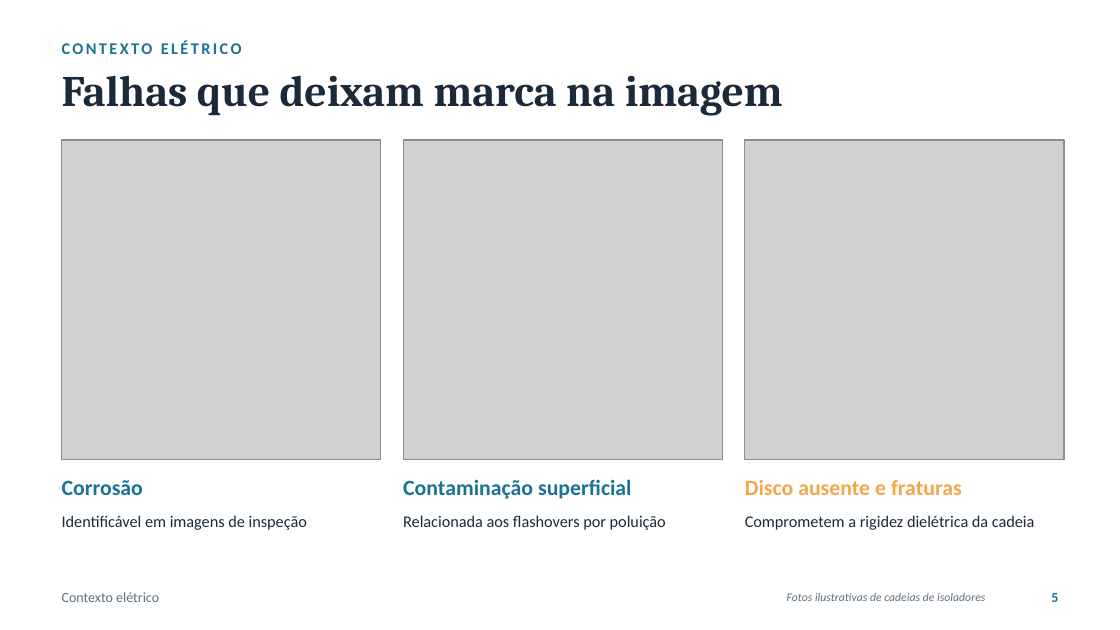
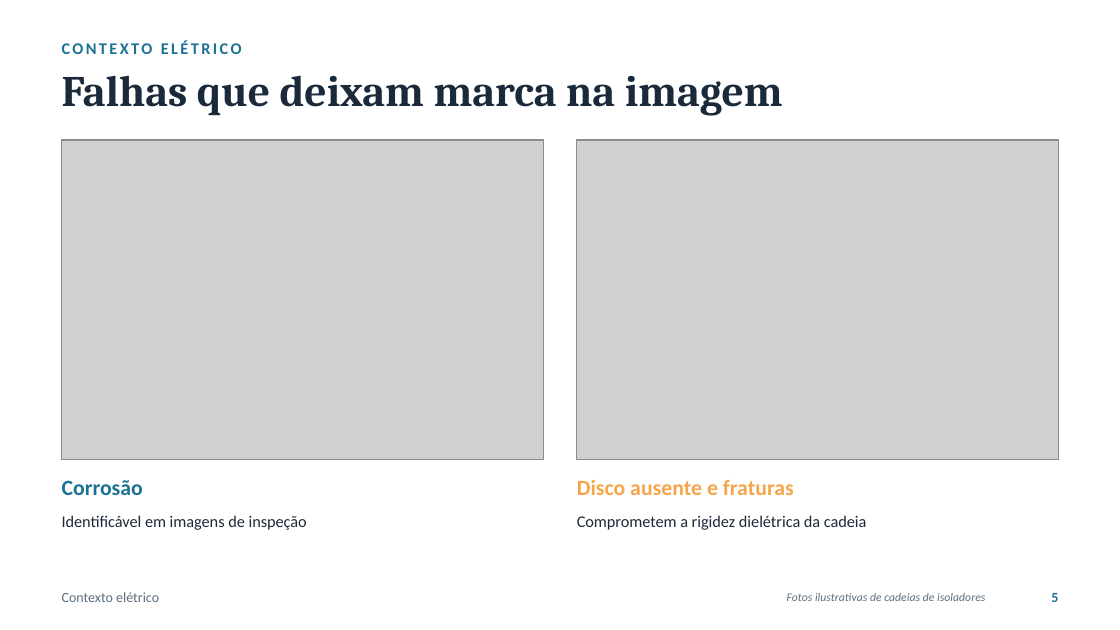
Before and after one commit to luanws/masters-thesis, a slide deck: slide 5 of presentation/defesa.pptx. Drawn at 1120x630 pixels with LibreOffice and Linux fonts; fonts in the diff are those of the drawing; grey boxes stand for pictures. Boxes give left, top, right and bottom in pixels: in the first picture for what was removed or moved away, otherwise in the second. Text is boxed around its words. In the diff, an @@ line names an element or a change of style, - is before the commit and + after.

Commit message:
slide 5

```diff
--- a/presentation/defesa.pptx
+++ b/presentation/defesa.pptx
@@ picture: place and size @@
-picture at (62, 140, 381, 459)
+picture at (62, 140, 543, 459)
@@ picture removed at (403, 140, 722, 459) @@
@@ picture: place and size @@
-picture at (745, 140, 1064, 459)
+picture at (577, 140, 1058, 459)
@@ text removed at (403, 479, 632, 499) @@
-Contaminação superficial
@@ text "Disco ausente e fraturas": place and size @@
-text "Disco ausente e fraturas" at (745, 480, 962, 495)
+text "Disco ausente e fraturas" at (577, 480, 794, 495)
@@ text "Comprometem a rigidez dielétrica da ...": place and size @@
-text "Comprometem a rigidez dielétrica da ..." at (745, 515, 1035, 530)
+text "Comprometem a rigidez dielétrica da ..." at (577, 515, 867, 530)
@@ text removed at (403, 515, 666, 530) @@
-Relacionada aos flashovers por poluição
```
Also in this commit, not shown: 5 other files.
